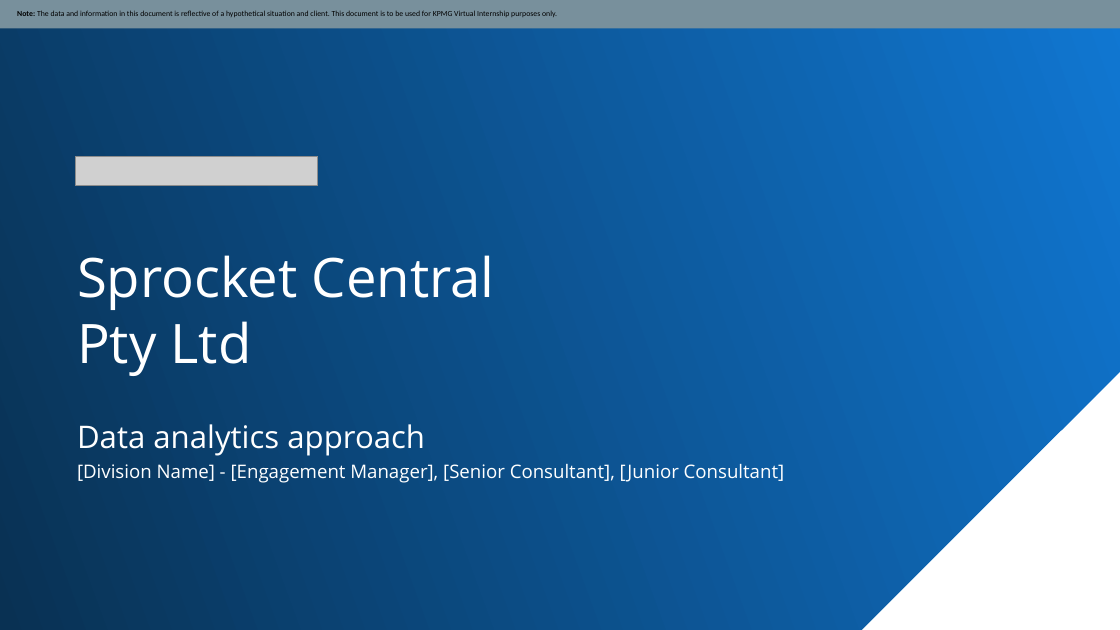
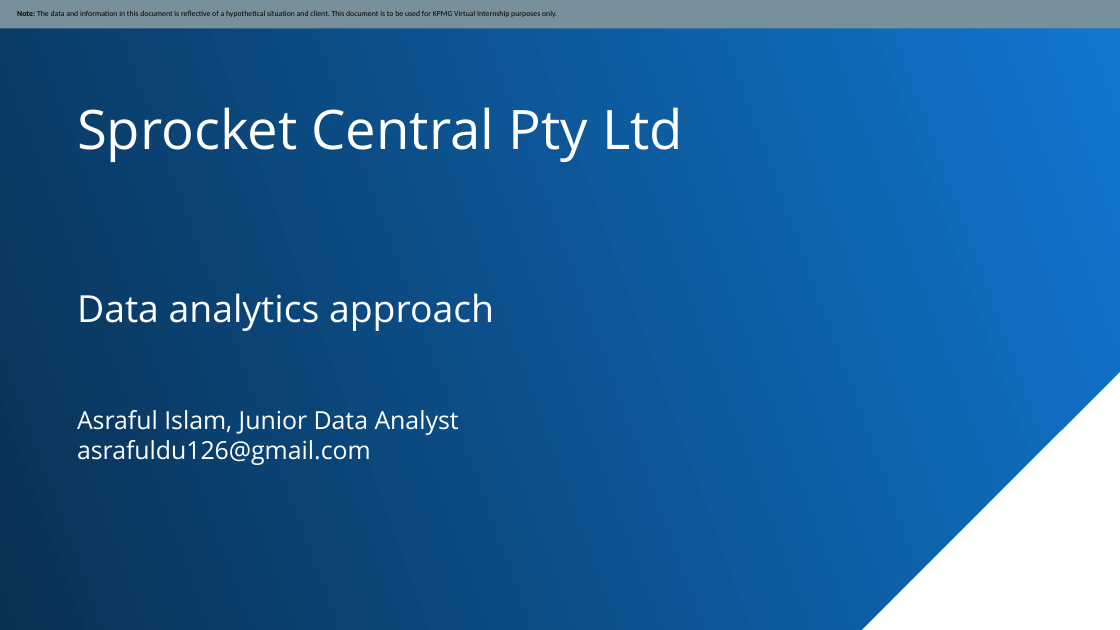
Before and after one commit to Asraful126/Forage, a slide deck: slide 1 of Module_2_Template_slide.pptx. Drawn at 1120x630 pixels with LibreOffice and Linux fonts; fonts in the diff are those of the drawing; grey boxes stand for pictures. Boxes give left, top, right and bottom in pixels: in the first picture for what was removed or moved away, otherwise in the second. Text is boxed around its words. In the diff, an @@ line names an element or a change of style, - is before the commit and + after.

```diff
--- a/Module_2_Template_slide.pptx
+++ b/Module_2_Template_slide.pptx
@@ text "Sprocket Central Pty Ltd" rewrapped from [77,255,495,376] to [77,107,683,162] @@
@@ picture removed at [75,156,318,185] @@
@@ text "Data analytics approach": place and size @@
-text "Data analytics approach" at [77,424,425,456]
+text "Data analytics approach" at [77,293,494,331]
@@ text "Data analytics approach" at [77,293,494,331]: size 20 to 24 pt @@
@@ text at [77,410,459,465]: text changed; size 12 to 16 pt @@
-[Division Name] - [Engagement Manager], [Senior Consultant], [Junior Consultant]
+Asraful Islam, Junior Data Analyst
+asrafuldu126@gmail.com
```
Also in this commit, not shown: 2 other slides changed, 2 slides added, 1 other file.
